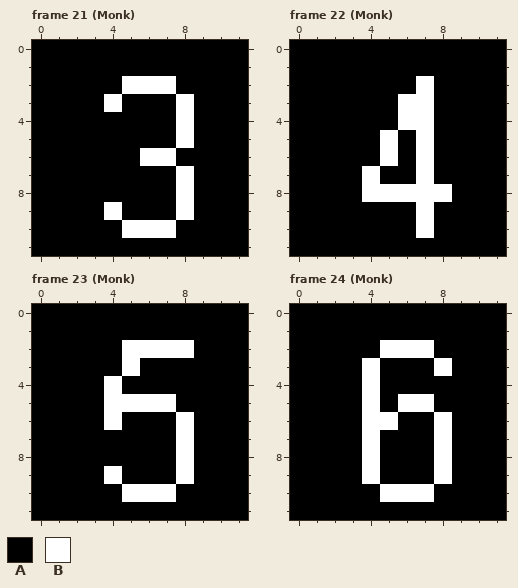
Pixel-art file -- android/assets/Base_Attacks.aseprite. Above: the version before the commit.
12x12 pixels, 73 frames. Shown: frame 21 (Monk), frame 22 (Monk), frame 23 (Monk), frame 24 (Monk). The commit also changed other frames, which this record leaves out.
Palette (. is transparent): A #000000  B #ffffff
Pixels before, frame 21 (Monk), first column x 0:
 0 AAAAAAAAAAAA
 1 AAAAAAAAAAAA
 2 AAAAABBBAAAA
 3 AAAABAAABAAA
 4 AAAAAAAABAAA
 5 AAAAAAAABAAA
 6 AAAAAABBAAAA
 7 AAAAAAAABAAA
 8 AAAAAAAABAAA
 9 AAAABAAABAAA
10 AAAAABBBAAAA
11 AAAAAAAAAAAA
Pixels before, frame 22 (Monk), first column x 0:
 0 AAAAAAAAAAAA
 1 AAAAAAAAAAAA
 2 AAAAAAABAAAA
 3 AAAAAABBAAAA
 4 AAAAAABBAAAA
 5 AAAAABABAAAA
 6 AAAAABABAAAA
 7 AAAABAABAAAA
 8 AAAABBBBBAAA
 9 AAAAAAABAAAA
10 AAAAAAABAAAA
11 AAAAAAAAAAAA
Pixels before, frame 23 (Monk), first column x 0:
 0 AAAAAAAAAAAA
 1 AAAAAAAAAAAA
 2 AAAAABBBBAAA
 3 AAAAABAAAAAA
 4 AAAABAAAAAAA
 5 AAAABBBBAAAA
 6 AAAABAAABAAA
 7 AAAAAAAABAAA
 8 AAAAAAAABAAA
 9 AAAABAAABAAA
10 AAAAABBBAAAA
11 AAAAAAAAAAAA
Pixels before, frame 24 (Monk), first column x 0:
 0 AAAAAAAAAAAA
 1 AAAAAAAAAAAA
 2 AAAAABBBAAAA
 3 AAAABAAABAAA
 4 AAAABAAAAAAA
 5 AAAABABBAAAA
 6 AAAABBAABAAA
 7 AAAABAAABAAA
 8 AAAABAAABAAA
 9 AAAABAAABAAA
10 AAAAABBBAAAA
11 AAAAAAAAAAAA
The result:
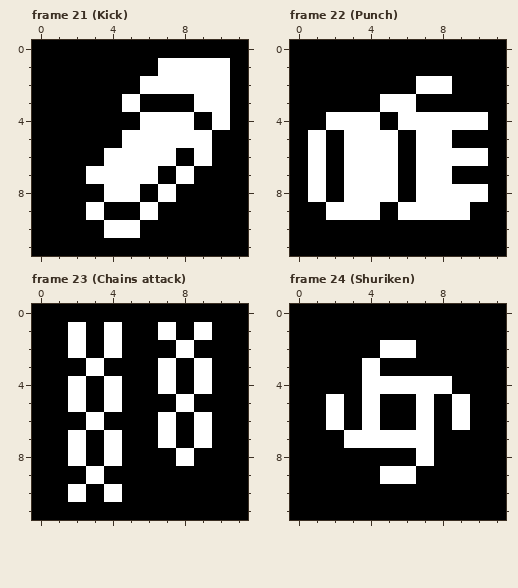
The commit says: :art: Base Attacks updated Almost everything done, except for the 'geomancer' class
Changes in this commit:
Frame 21 (Kick):
y 1: x 7..10 AAAA -> BBBB
y 2: x 5 B -> A; x 8..10 AAA -> BBB
y 3: x 4..5 BA -> AB; x 8..10 BAA -> ABB
y 4: x 6..7 AA -> BB; x 10 A -> B
y 5: x 5..7 AAA -> BBB; x 9 A -> B
y 6: x 4..5 AA -> BB; x 9 A -> B
y 7: x 3..6 AAAA -> BBBB
y 8: x 4..5 AA -> BB; x 7..8 AB -> BA
y 9: x 3..4 AB -> BA; x 6 A -> B; x 8 B -> A
y 10: x 4 A -> B; x 6..7 BB -> AA
Frame 22 (Punch):
y 2: x 8 A -> B
y 3: x 5 A -> B; x 7 B -> A
y 4: x 2..4 AAA -> BBB; x 8..10 AAA -> BBB
y 5: x 1 A -> B; x 3..4 AA -> BB; x 8 A -> B
y 6: x 1 A -> B; x 3..4 AA -> BB; x 8..10 AAA -> BBB
y 7: x 1 A -> B; x 3 A -> B; x 5 A -> B; x 8 A -> B
y 8: x 1 A -> B; x 3 A -> B; x 6 B -> A; x 9..10 AA -> BB
y 9: x 2..4 AAA -> BBB; x 6 A -> B; x 8..9 AA -> BB
y 10: x 7 B -> A
Frame 23 (Chains attack):
y 1: x 2 A -> B; x 4 A -> B; x 7 A -> B; x 9 A -> B
y 2: x 2 A -> B; x 4..7 ABBB -> BAAA
y 3: x 3 A -> B; x 5 B -> A; x 7 A -> B; x 9 A -> B
y 4: x 2 A -> B; x 7 A -> B; x 9 A -> B
y 5: x 2 A -> B; x 5..8 BBBA -> AAAB
y 6: x 3..4 AB -> BA; x 7..9 ABA -> BAB
y 7: x 2 A -> B; x 4 A -> B; x 7..9 ABA -> BAB
y 8: x 2 A -> B; x 4 A -> B
y 9: x 3..4 AB -> BA; x 8 B -> A
y 10: x 2 A -> B; x 4..7 ABBB -> BAAA
Frame 24 (Shuriken):
y 2: x 7 B -> A
y 3: x 8 B -> A
y 4: x 5..8 AAAA -> BBBB
y 5: x 2 A -> B; x 6 B -> A; x 9 A -> B
y 6: x 2 A -> B; x 5 B -> A; x 7..9 ABA -> BAB
y 7: x 3 A -> B; x 5..8 AAAB -> BBBA
y 8: x 4 B -> A; x 7..8 AB -> BA
y 9: x 4..6 BAA -> ABB; x 8 B -> A
y 10: x 5..7 BBB -> AAA
Boxes around the changes in both pictures, in picture pixels (x1, y1, x2, y2):
changed: (86, 58, 230, 238)
changed: (308, 76, 488, 238)
changed: (68, 322, 212, 502)
changed: (326, 340, 470, 502)
